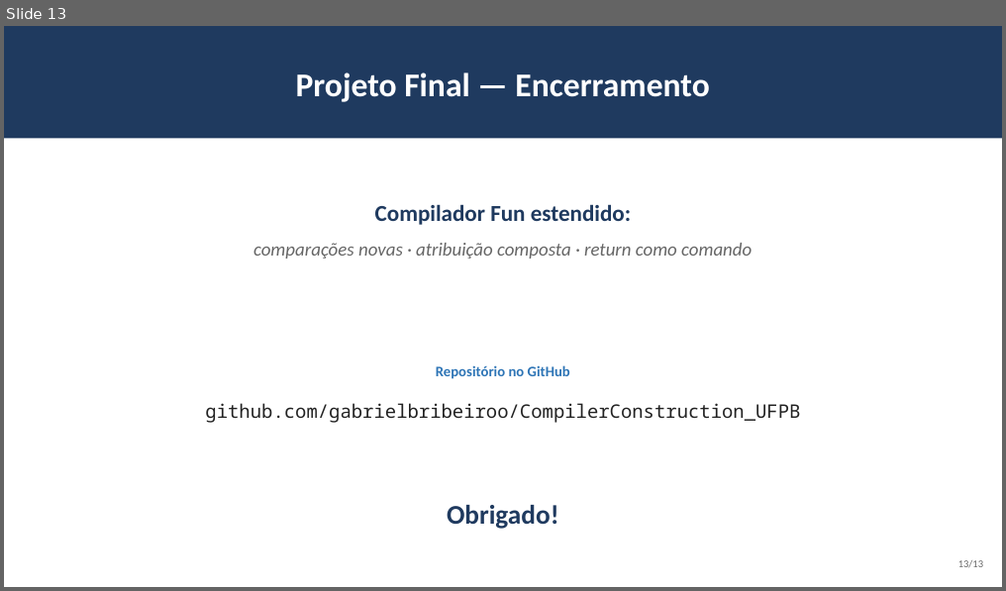
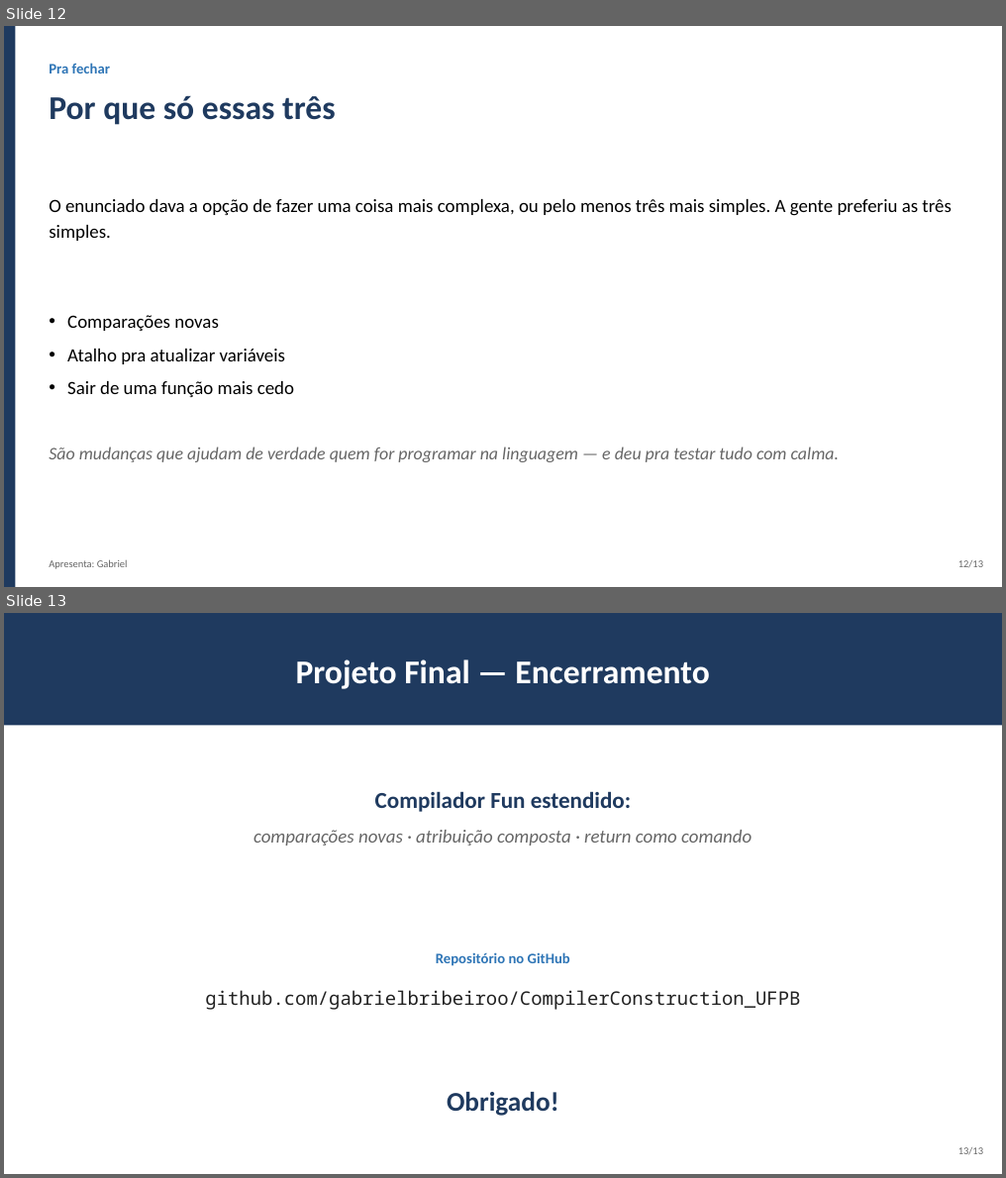
Before and after one commit to gabrielbribeiroo/CompilerConstruction_UFPB, a slide deck: apresentacao-projeto-final/apresentacao.pptx. Shown one above the other, each under a label of ours: slide 13 before the commit, slides 12 and 13 after it. The pictures are 1006x591 and 1006x1178 pixels, drawn with LibreOffice and Linux fonts; fonts in the diff are those of the drawing. Boxes give left, top, right and bottom in pixels: in the first picture for what was removed or moved away, otherwise in the second. Text is boxed around its words. In the diff, an @@ line names an element or a change of style, - is before the commit and + after.

Commit message:
docs(projeto-final): deixa o roteiro mais humano e focado nas extensoes
Reescreve as falas do roteiro num tom de conversa, sem jargao tecnico
sem explicacao, e ajusta os slides pra combinar (menos codigo/BNF,
mais exemplos do tipo "antes e depois" mostrando o que cada extensao
muda na pratica).

```diff
--- a/apresentacao-projeto-final/apresentacao.pptx
+++ b/apresentacao-projeto-final/apresentacao.pptx
@@ slide 12 added at box(4, 26, 1002, 587), background #FFFFFF @@
@@ rectangle added at box(4, 26, 15, 587), fill #1F3A5F @@
@@ text added at box(49, 63, 110, 74), 14 pt, text #2E75B6, bold @@
+Pra fechar
@@ text added at box(49, 95, 335, 125), 32 pt, text #1F3A5F, bold @@
+Por que só essas três
@@ text added at box(49, 199, 950, 241), 18 pt, text #000000 @@
+O enunciado dava a opção de fazer uma coisa mais complexa, ou pelo menos três mais simples. A gente preferiu as três simples.
@@ text added at box(49, 315, 839, 463), 17 pt, text #666666, italic @@
+• Comparações novas
+• Atalho pra atualizar variáveis
+• Sair de uma função mais cedo
+São mudanças que ajudam de verdade quem for programar na linguagem — e deu pra testar tudo com calma.
@@ text added at box(49, 560, 128, 570), 10 pt, text #666666 @@
+Apresenta: Gabriel
@@ text added at box(958, 561, 983, 569), 10 pt, text #666666 @@
+12/13
```
Also in this commit, not shown: 6 slides changed, 4 other slides added, 5 slides removed, 2 other files.
